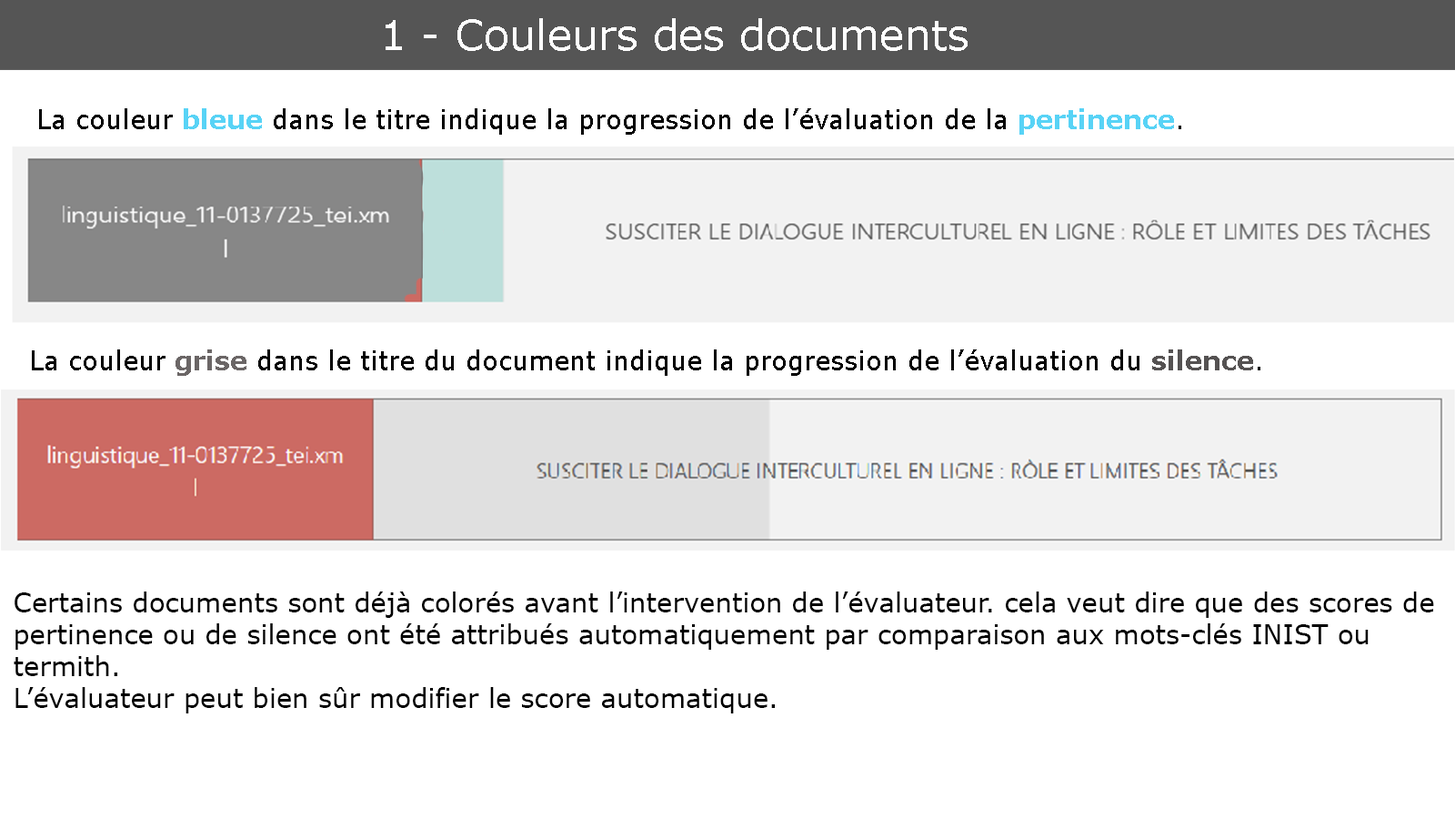
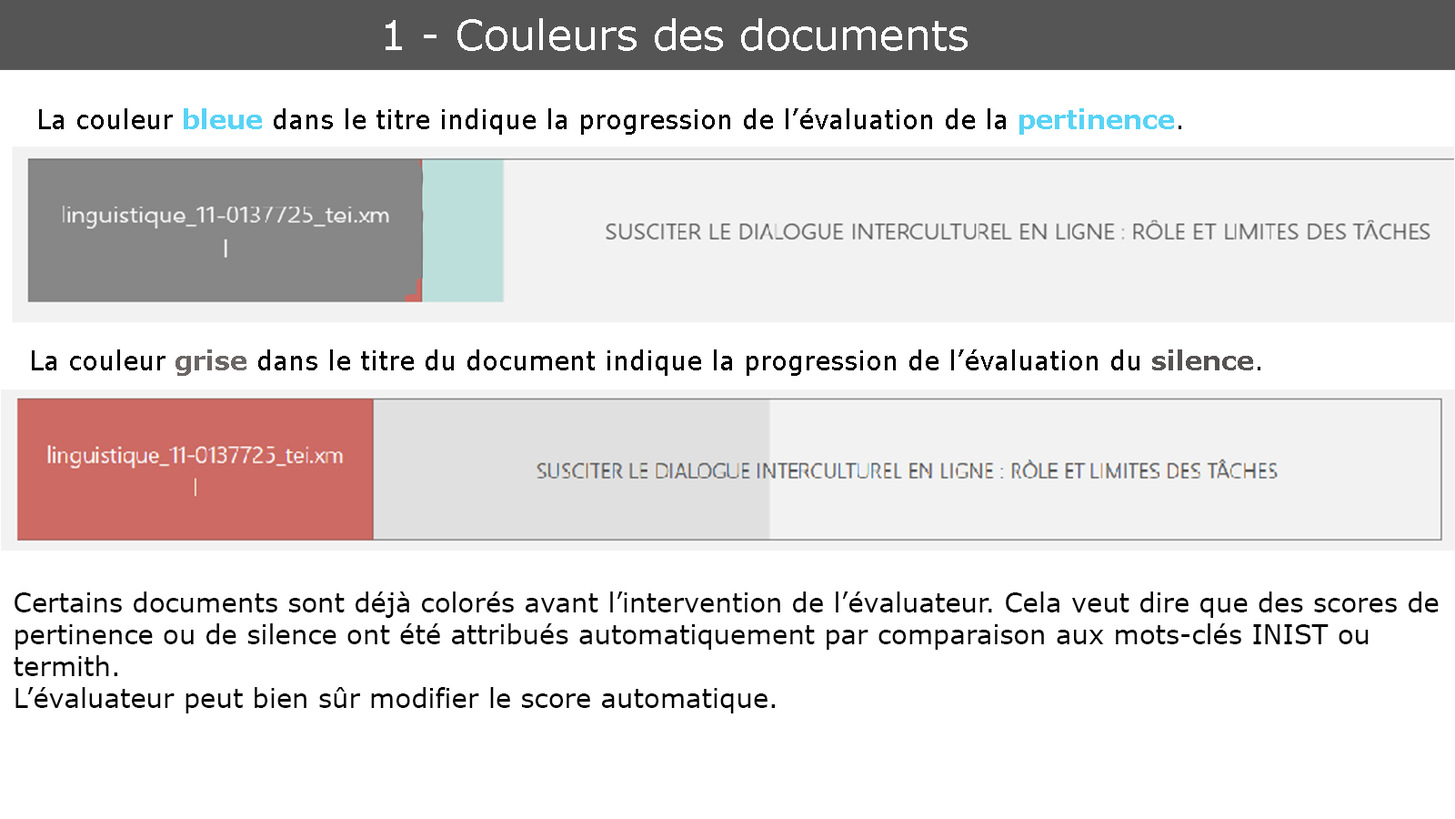
Two versions of the same layered image (w=1455, h=819). Layer-by-layer changes:
painted on "Certains documents sont déjà colorés avant l’intervention de l’" over [1005, 591, 1439, 618]
